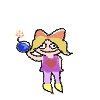
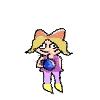
Before/after of a w=100, h=100 layered artwork. What changed in the layer stack:
renamed "Background" to "atk0.png", painted on it over 15, 30, 58, 71
